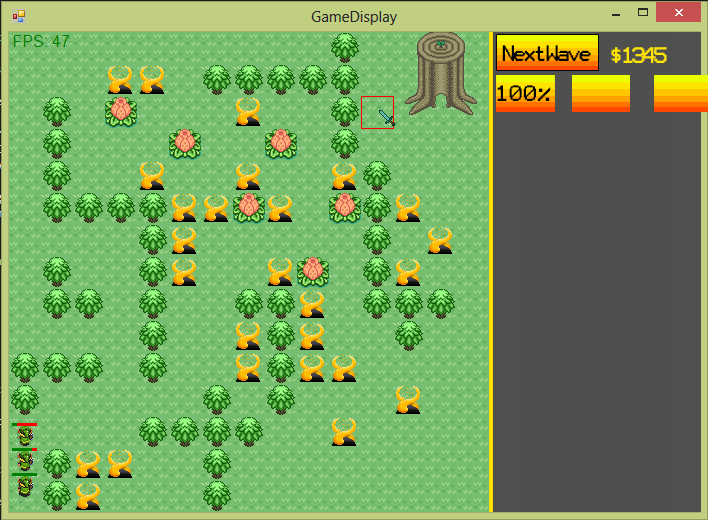
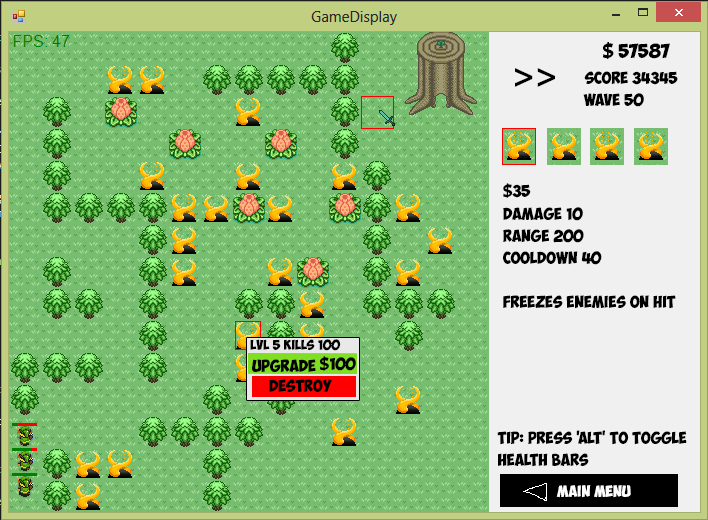
Two versions of the same layered image (708 x 520). Layer-by-layer changes:
hid "Layer 7" over [496, 34, 599, 71]
hid "NextWave" over [502, 45, 591, 61]
hid "100%" over [497, 85, 551, 101]
hid "Rectangle 4 copy 3" over [654, 75, 708, 112]
hid "Rectangle 4 copy 2" over [572, 75, 630, 112]
hid "Rectangle 4 copy" over [496, 75, 555, 112]
hid "Rectangle 4" over [496, 34, 599, 71]
hid "Layer 8" over [489, 32, 493, 512]
hid "$1345" over [611, 47, 667, 63]
hid "Layer 8 copy 2" over [489, 32, 701, 512]
showed group "Mockup Gui" (21 layers) over [235, 42, 687, 507]
